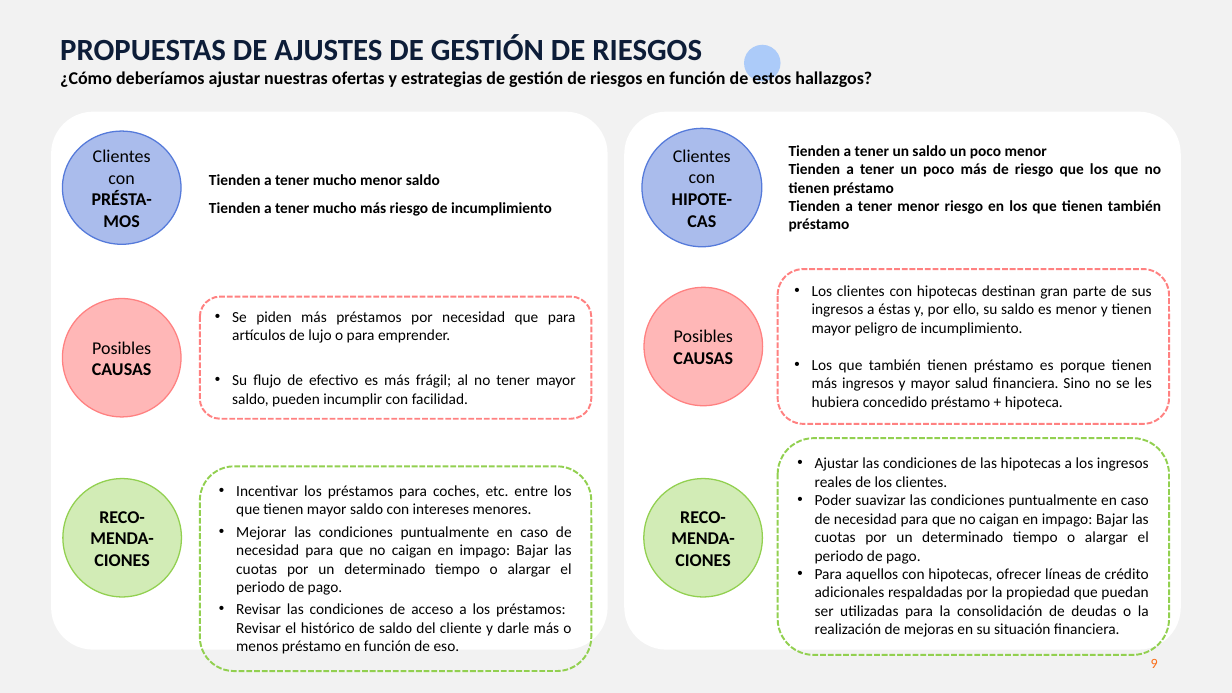
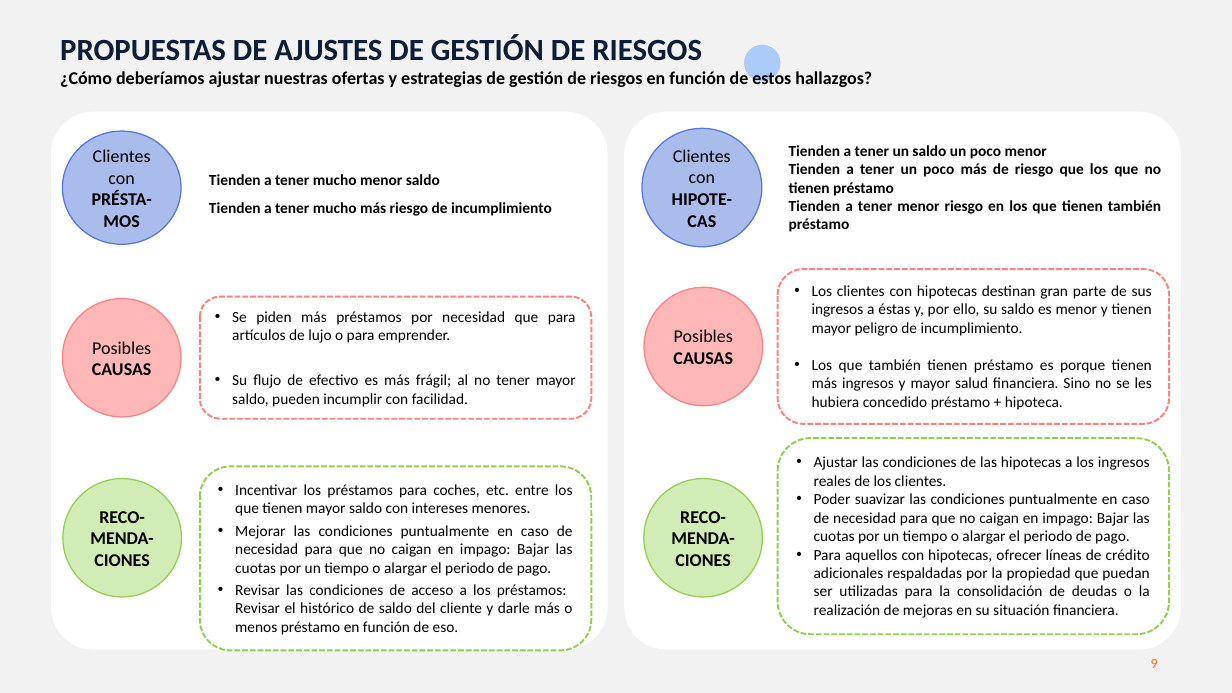
Before and after one commit to MarinaTorba/PersonalDataProrjects, a slide deck: slide 9 of Equip_B/results/S2_Presentacion_Finanzas.pptx. Drawn at 1232x693 pixels with LibreOffice and Linux fonts; fonts in the diff are those of the drawing. Boxes give left, top, right and bottom in pixels: in the first picture for what was removed or moved away, otherwise in the second. Text is boxed around its words. In the diff, an @@ line names an element or a change of style, - is before the commit and + after.

Commit message:
finanzas

```diff
--- a/Equip_B/results/S2_Presentacion_Finanzas.pptx
+++ b/Equip_B/results/S2_Presentacion_Finanzas.pptx
@@ rounded rectangle "Ajustar las condiciones de las ...": place and size @@
-rounded rectangle "Ajustar las condiciones de las ..." at box(778, 438, 1170, 655)
+rounded rectangle "Ajustar las condiciones de las ..." at box(778, 438, 1170, 634)
@@ rounded rectangle "Incentivar los préstamos para coches, ...": place and size @@
-rounded rectangle "Incentivar los préstamos para coches, ..." at box(200, 467, 592, 672)
+rounded rectangle "Incentivar los préstamos para coches, ..." at box(200, 467, 592, 651)
@@ text in rounded rectangle at box(814, 493, 1150, 544): text changed @@
-• Poder suavizar las condiciones puntualmente en caso de necesidad para que no caigan en impago: Bajar las cuotas por un determinado tiempo o alargar el periodo de pago.
+• Poder suavizar las condiciones puntualmente en caso de necesidad para que no caigan en impago: Bajar las cuotas por un tiempo o alargar el periodo de pago.
@@ text in rounded rectangle at box(235, 525, 573, 576): text changed @@
-• Mejorar las condiciones puntualmente en caso de necesidad para que no caigan en impago: Bajar las cuotas por un determinado tiempo o alargar el periodo de pago.
+• Mejorar las condiciones puntualmente en caso de necesidad para que no caigan en impago: Bajar las cuotas por un tiempo o alargar el periodo de pago.
@@ text removed at box(208, 658, 241, 672) @@
-Revisión anual
```
